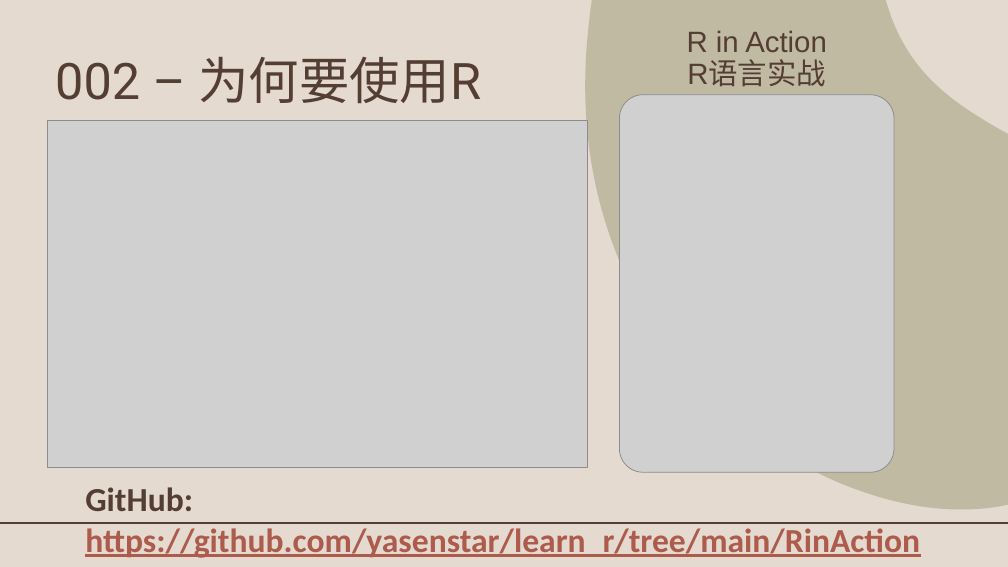
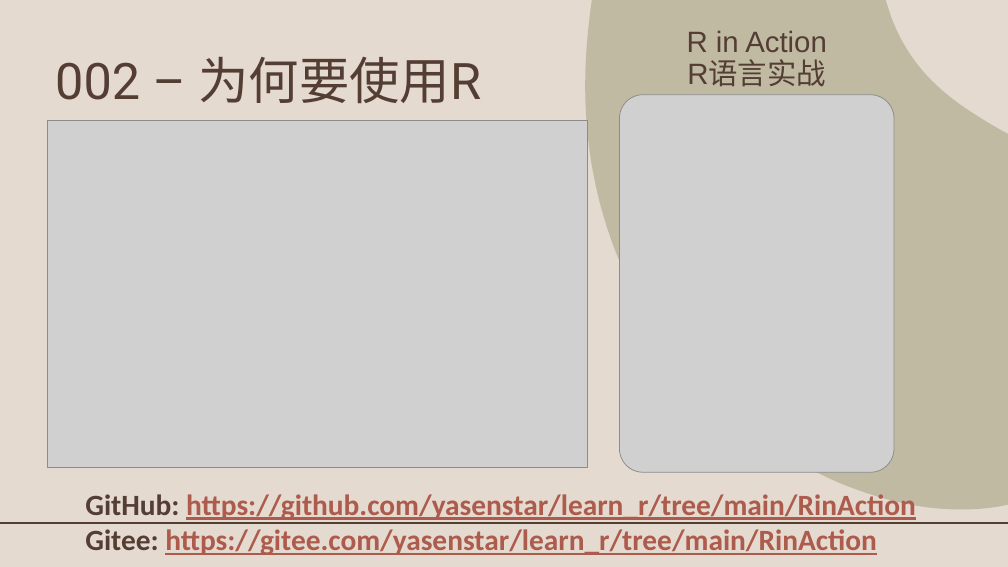
Before and after one commit to yasenstar/learn_r, a slide deck: slide 2 of RinAction/R_in_Action.pptx. Drawn at 1008x567 pixels with LibreOffice and Linux fonts; fonts in the diff are those of the drawing; grey boxes stand for pictures; background and template pictures are left out. Boxes give left, top, right and bottom in pixels: in the first picture for what was removed or moved away, otherwise in the second. Text is boxed around its words. In the diff, an @@ line names an element or a change of style, - is before the commit and + after.

```diff
--- a/RinAction/R_in_Action.pptx
+++ b/RinAction/R_in_Action.pptx
@@ text at [85,491,916,523]: size 32 to 28 pt in "GitHub: https://github.com/yasenstar/learn_r/tree/main/RinAc ..." @@
@@ text at [85,529,877,555]: paragraph added @@
+Gitee: https://gitee.com/yasenstar/learn_r/tree/main/RinAction
```
Also in this commit, not shown: 2 slides added, 7 other files.
